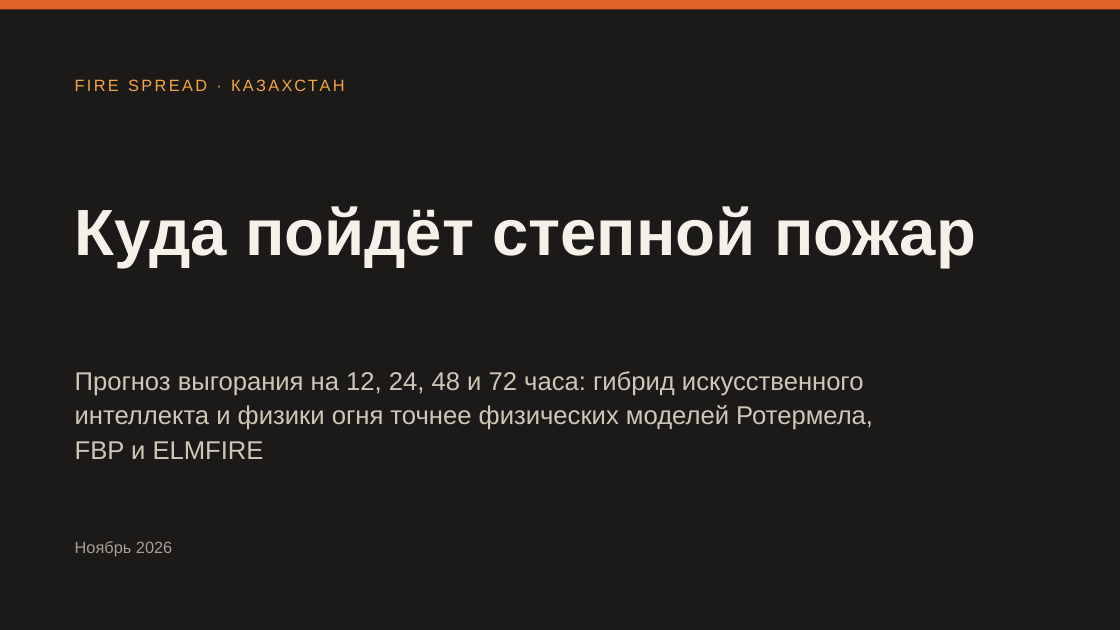
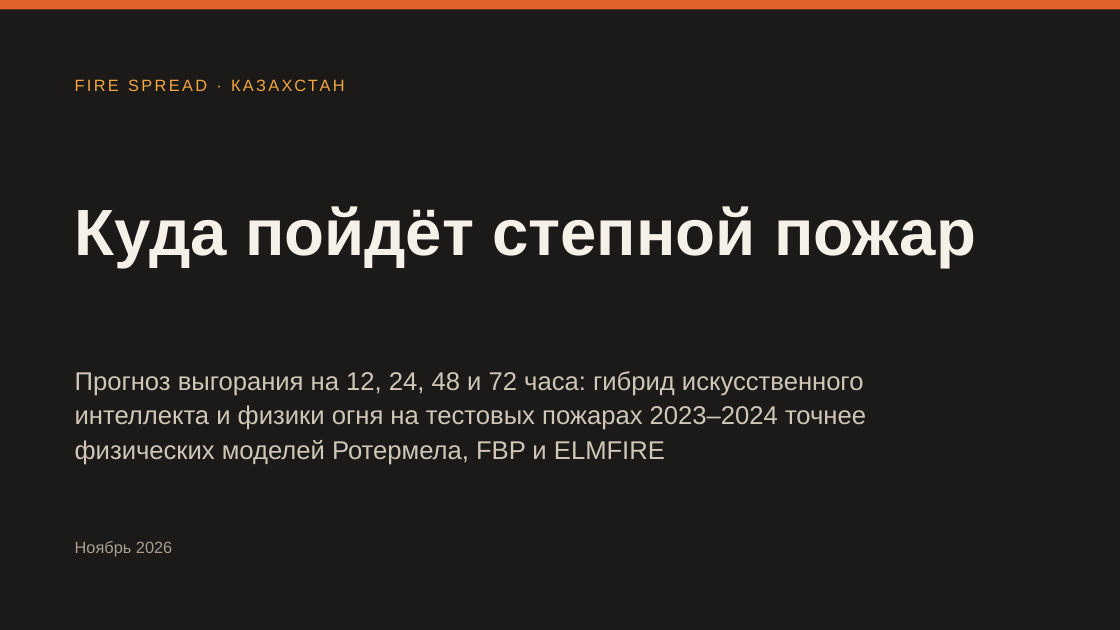
Before and after one commit to Bekabaev/fire_proj, a slide deck: slide 1 of presentation/presentation_final2.pptx. Drawn at 1120x630 pixels with LibreOffice and Linux fonts; fonts in the diff are those of the drawing. Boxes give left, top, right and bottom in pixels: in the first picture for what was removed or moved away, otherwise in the second. Text is boxed around its words. In the diff, an @@ line names an element or a change of style, - is before the commit and + after.

```diff
--- a/presentation/presentation_final2.pptx
+++ b/presentation/presentation_final2.pptx
@@ text at (75, 371, 866, 465): text changed @@
-Прогноз выгорания на 12, 24, 48 и 72 часа: гибрид искусственного интеллекта и физики огня точнее физических моделей Ротермела, FBP и ELMFIRE
+Прогноз выгорания на 12, 24, 48 и 72 часа: гибрид искусственного интеллекта и физики огня на тестовых пожарах 2023–2024 точнее физических моделей Ротермела, FBP и ELMFIRE
```
Also in this commit, not shown: 8 other slides changed, 1 slide added, 2 other files.
